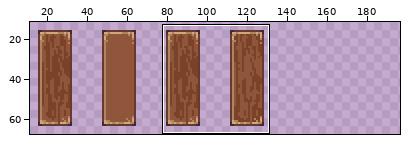
A pixel-art file gets an edit: Assets/AsepriteFile/Scene/floor.aseprite. Above: a wide view before the commit, with the close-up outlined.
Close-up. First the earlier version:
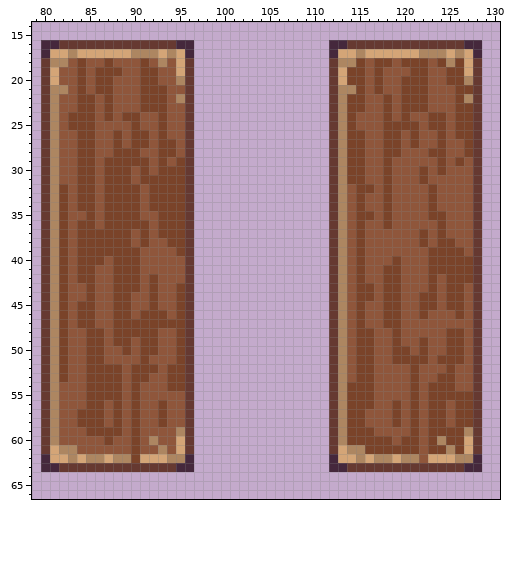
256x256 pixels, 1 frame. Colours within 5 levels of each other are drawn and written as one. Shown: x 79..130, y 14..66. The wide view leaves out empty margins. The commit also changed other parts of the picture, which this record leaves out.
The same view after the edit:
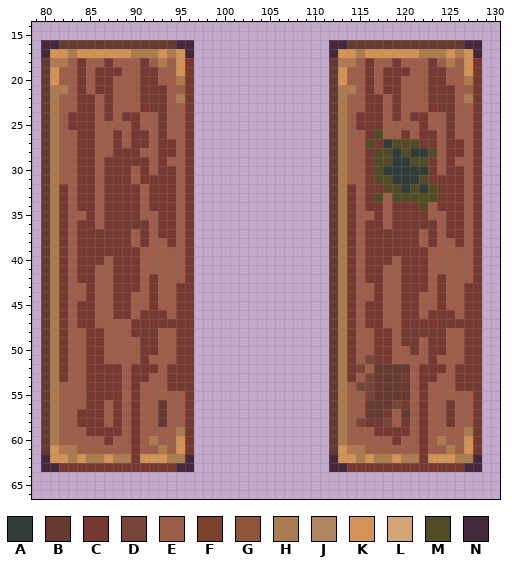
Palette (. is transparent): A #323c39  B #663931  C #763931  D #784539  E #9f5e49  F #7a4329  G #8f563b  H #ad7c4e  J #ad8661  K #d49356  L #d4a577  M #524b24  N #45283c
Difference:
layer "Floor_old" removed
--- layer "Floor"
@@ x 79..130 @@
 16 .NNBBBBBBBBBBBBBNN...............NNBBBBBBBBBBBBBNN..
-17 .NLLJLLLLLLJJJLJLN...............NLLJLLLLLLJJJLJLN..
-18 .BJJGFGGFGGGFGJGLB...............BJJFGFFGFFFGFJFLB..
-19 .BLGGFGFFFGGFFGGLB...............BLFFGFGGGFFGGFFLB..
-20 .BLGGFGFFGGGFFGGJB...............BLFFGFGGFFFGGFFJB..
-21 .BJJGFGFFGGGFFFGGB...............BJJFGFGGFFFGGGFFB..
-22 .BJGGFFGFGGGFFFGJB...............BJFFGGFGFFFGGGFJB..
-23 .BJGGFFGFGGGFFFGGB...............BJFFGGFGFFFGGGFFB..
-24 .BJGFFFGFGFFGGFGGB...............BJFGGGFGFGGFFGFFB..
-25 .BJGFFFGGGGFGGFGGB...............BJFGGGFFFFGFFGFFB..
-26 .BJGGFFGGFGFFGFGGB...............BJFFGGFFGFGGFGFFB..
-27 .BJGGFFGGFGFFGFFGB...............BJFFGGFFGFGGFGGFB..
-28 .BJGGFFGGFFFGGFFGB...............BJFFGGFFGGGFFGGFB..
-29 .BJGGFFGFFFFFGFGFB...............BJFFGGFGGGGGFGFGB..
-30 .BJGGFFGFFFGFGFFFB...............BJFFGGFGGGFGFGGGB..
-31 .BJGGFFGFFFGFFFFFB...............BJFFGGFGGGFGGGGGB..
-32 .BJFGFFGFFFFGFFFFB...............BJGFFGFGGGGFGGGGB..
-33 .BJFGFFGFFFFGFFFFB...............BJGFGGFGGGGFGGGGB..
-34 .BJFGFFGFFFFGFFFFB...............BJGFGGFGGGGFGGGGB..
-35 .BJFGGFGFFFFGGFFFB...............BJGFFGFGGGGFFGGGB..
-36 .BJFGFFGFFFFFGFFFB...............BJGFGGFGGGGGFGGGB..
-37 .BJFGFFFFFFGFGFFFB...............BJGFGGGGGGFGFGGGB..
-38 .BJFGFFFFFFGFGGFFB...............BJGFGGGGGGFGFFGGB..
-39 .BJFGFFFFFFFGGGGFB...............BJGFGGGGGGGFFFFGB..
-40 .BJFGFFFGFFFGGGGGB...............BJGFGGGFGGGFFFFFB..
-41 .BJFGFFGGFFFGGGGGB...............BJGFGGFFGGGFFFFFB..
-42 .BJFGFFGGFFFGFGGGB...............BJGFGGFFGGGFGFFFB..
-43 .BJFGGFGGFFFGFGGFB...............BJGFFGFFGGGFGFFGB..
-44 .BJFGGFGGFFGGFGGFB...............BJGFFGFFGGFFGFFGB..
-45 .BJFGFFGGFFGGFGGFB...............BJGFGGFFGGFFGFFGB..
-46 .BJFGFFGGFFGFFFGFB...............BJGFGGFFGGFGGGFGB..
-47 .BJFGFFGGFFFFFFFFB...............BJGFGGFFGGGGGGGGB..
-48 .BJFGGFFGFFFFFGGFB...............BJGFFGGFGGGGGFFGB..
-49 .BJFGGFFGFFGFFGGFB...............BJGFFGGFGGFGGFFGB..
-50 .BJFGGFFGGFGFFGGFB...............BJGFFGGFFGFGGFFGB..
-51 .BJFGGFFGGGGFGGGFB...............BJGFFGGFFFFGFFFGB..
-52 .BJFGGFFFFGFFFGFFB...............BJGFFGGGGFGGGFGGB..
-53 .BJFGGFFFFGFFGGFFB...............BJGFFGGGGFGGFFGGB..
-54 .BJGGGFFFFGFGGGFFB...............BJFFFGGGGFGFFFGGB..
-55 .BJGGGFFFFGFGGGGGB...............BJFFFGGGGFGFFFFFB..
-56 .BJGGGFFGFGFGGFGGB...............BJFFFGGFGFGFFGFFB..
-57 .BJGGFFFGFGFGGFGGB...............BJFFGGGFGFGFFGFFB..
-58 .BJGGFFFGFGFGGFGGB...............BJFFGGGFGFGFFGFFB..
-59 .BJGGGFFFFGFGGGGJB...............BJFFFGGGGFGFFFFJB..
-60 .BJGGGGGFGGFGJGGLB...............BJFFFFFGFFGFJFFLB..
-61 .BLJJGGGGGGFGGJGLB...............BLJJFFFFFFGFFJFLB..
-62 .NLLJLJJLJJFLLLJJN...............NLLJLJJLJJGLLLJJN..
-63 .NNBBBBBBBBBBBBBNN...............NNBBBBBBBBBBBBBNN..
+17 .NKKHKKKKKKHHHKHKN...............NKKHKKKKKKHHHKHKN..
+18 .BHHECEECEEECEHEKC...............BHHECEECEEECEHEKC..
+19 .BKEECECCCEECCEEKC...............BKEECECCCEECCEEKC..
+20 .BKEECECCEEECCEEHC...............BKEECECCEEECCEEHC..
+21 .BHHECECCEEECCCEEC...............BHHECECCEEECCCEEC..
+22 .BHEECCECEEECCCEHC...............BHEECCECEEECCCEHC..
+23 .BHEECCECEEECCCEEC...............BHEECCECEEECCCEEC..
+24 .BHECCCECECCEECEEC...............BHECCCECECCEECEEC..
+25 .BHECCCEEEECEECEEC...............BHECCCEEEECEECEEC..
+26 .BHEECCEECECCECEEC...............BHEECMEECECCECEEC..
+27 .BHEECCEECECCECCEC...............BHEEMCAMMMCCECCEC..
+28 .BHEECCEECCCEECCEC...............BHEECMMAMAAMECCEC..
+29 .BHEECCECCCCCECEEC...............BHEECMMAAMMCECEEC..
+30 .BHEECCECCCECECCEC...............BHEECMAAAAACECCEC..
+31 .BHEECCECCCECCCCEC...............BHEECMMAAAMCCCCEC..
+32 .BHCECCECCCCECCCEC...............BHCECCMMAMAMCCCEC..
+33 .BHCECCECCCCECCCEC...............BHCECMEMMMMMCCCEC..
+34 .BHCECCECCCCECCCEC...............BHCECCECCCMECCCEC..
+35 .BHCEECECCCCEECCEC...............BHCEECECCCCEECCEC..
+36 .BHCECCECCCCCECCEC...............BHCECCECCCCCECCEC..
+37 .BHCECCCCCCECECCEC...............BHCECCCCCCECECCEC..
+38 .BHCECCCCCCECEECEC...............BHCECCCCCCECEECEC..
+39 .BHCECCCCCCCEEEEEC...............BHCECCCCCCCEEEEEC..
+40 .BHCECCCECCCEEEEEC...............BHCECCCECCCEEEEEC..
+41 .BHCECCEECCCEEEEEC...............BHCECCEECCCEEEEEC..
+42 .BHCECCEECCCECEEEC...............BHCECCEECCCECEEEC..
+43 .BHCEECEECCCECEECC...............BHCEECEECCCECEECC..
+44 .BHCEECEECCEECEECC...............BHCEECEECCEECEECC..
+45 .BHCECCEECCEECEECC...............BHCECCEECCEECEECC..
+46 .BHCECCEECCECCCECC...............BHCECCEECCECCCECC..
+47 .BHCECCEEEECCCCCCC...............BHCECCEECCCCCCCCC..
+48 .BHCEECCEEECCCEECC...............BHCEECCECCCCCEECC..
+49 .BHCEECCEEEECCEECC...............BHCEECCECCECCEECC..
+50 .BHCEECCEEEECCEECC...............BHCEECCEECECCEECC..
+51 .BHCEECCEEEECEEECC...............BHCEDCCEEEECEEECC..
+52 .BHCEECCCCECCCECCC...............BHCDEBBBBECCCECCC..
+53 .BHCEECCCCECCEECCC...............BHCEDBBBCECCEECCC..
+54 .BHEEECCCCECEEECCC...............BHEDDBBBBECEEECCC..
+55 .BHEEECCCCECEEEEEC...............BHEEDBBBBECEEEEEC..
+56 .BHEEECCECECEEBEEC...............BHEEBBBDCECEECEEC..
+57 .BHEECCCECECEEBEEC...............BHEEBBCEBECEECEEC..
+58 .BHEECCCECECEEBEEC...............BHEDCCDECECEECEEC..
+59 .BHEEECCCCECEEEEHC...............BHEEECCCCECEEEEHC..
+60 .BHEEEEECEECEHEEKC...............BHEEEEECEECEHEEKC..
+61 .BKHHEEEEEECEEHEKC...............BKHHEEEEEECEEHEKC..
+62 .NKKHKHHKHHCKKKHHN...............NKKHKHHKHHCKKKHHN..
+63 .NNCCCCCCCCCCCCCNN...............NNCCCCCCCCCCCCCNN..
 64 ....................................................
Pixel boxes of the changes (left, top, right, bottom) in both close-ups:
changed: (50, 49, 194, 472)
changed: (338, 49, 482, 472)
